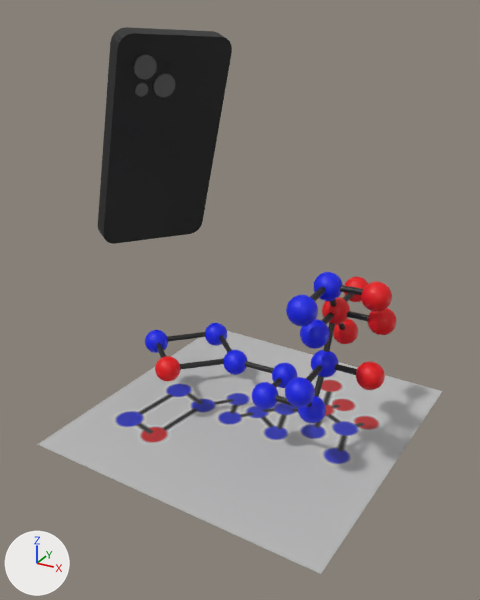
The glTF model public/models/molecula.glb, before and after one commit.
Rendered twice from a camera (50 mm lens) standing at (5.57, -11.43, 8.02) and looking at (-0.51, -0.38, 2.49). Arrows for +X, +Y and +Z are at lower left; the lights stay in place. Where no turn or scale is listed for an object, it has been applied to the vertices.

The first picture shows 'Screenshot 2024-03-11 205625', 'Screenshot 2024-03-11 205745', 'Sphere.016'.
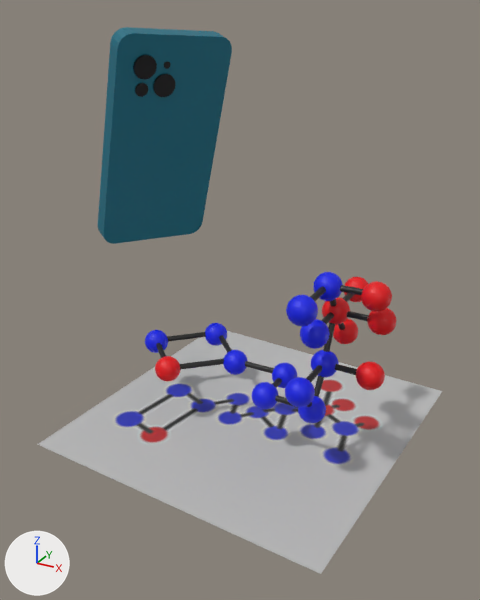
Where the change shows, as pixel boxes [x1, y1, x2, y2] in the pictures (480 x 600 px):
'Screenshot 2024-03-11 205745', recoloured (black to cyan)
    both: [98, 27, 232, 244]

What the commit changed:
Material 'Material.006' (mat_material_006) changes colour from black #111111 to cyan #006c81; in linear values from (0.0056, 0.0056, 0.0056) to (0.0, 0.15, 0.22).
Material 'Material.004' (mat_material_004) changes colour from dark grey #575757 to black #000000; in linear values from (0.0953, 0.0953, 0.0953) to (0.0, 0.0, 0.0).
